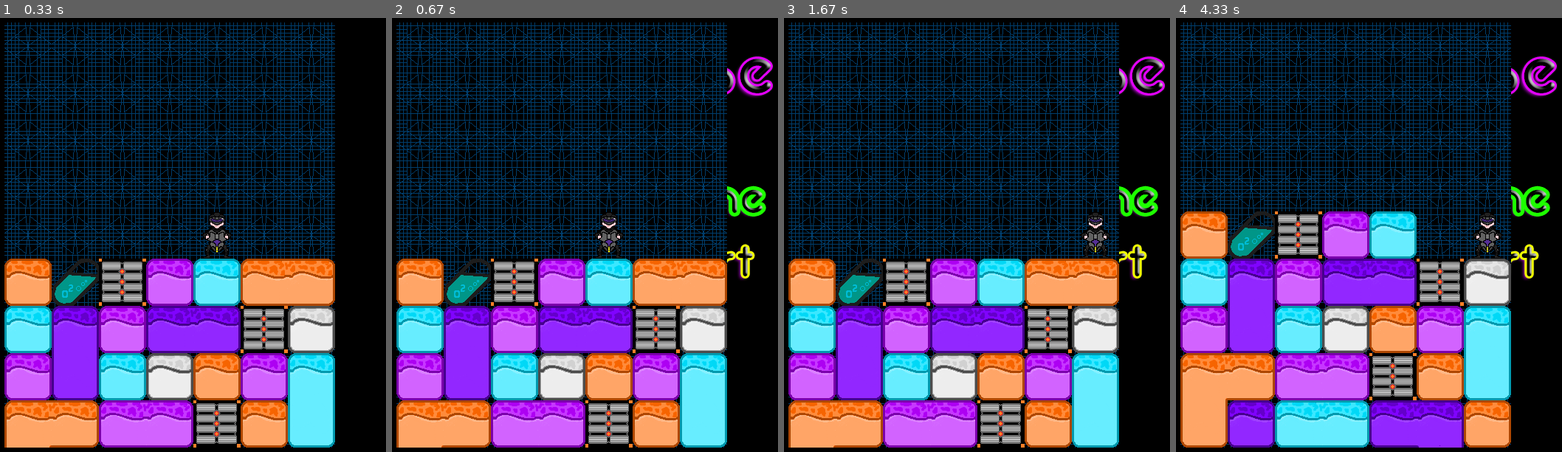
Above: before the commit, frames 1-4 (left to right).
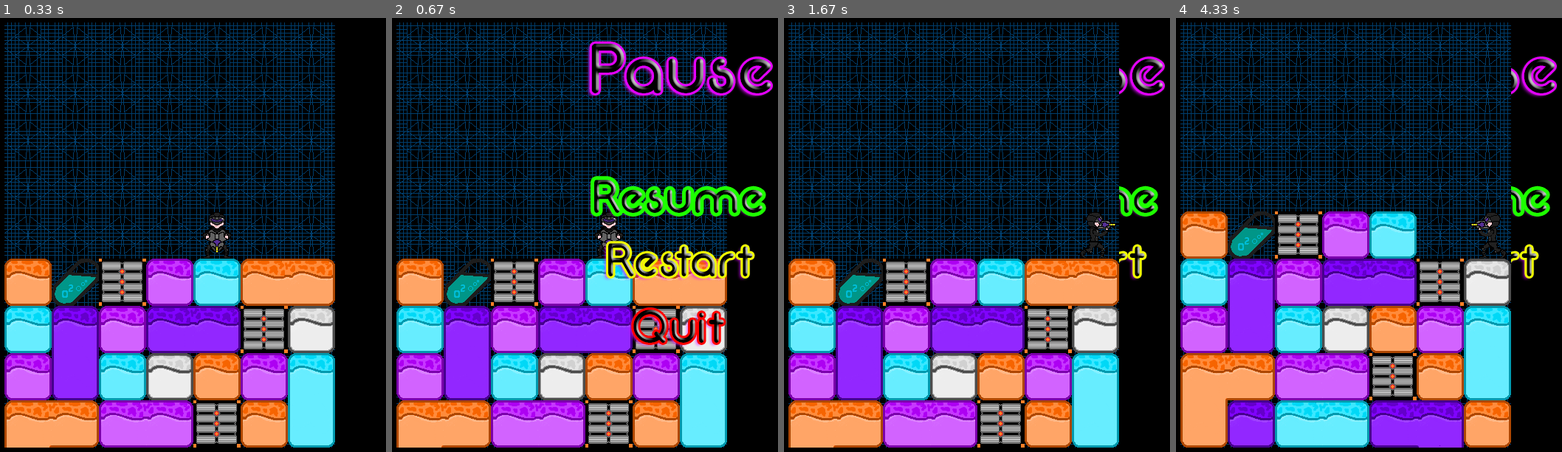
Above: after the commit, the same moments.

Repository: aurelieduprez/Mr.Driller
Game: pygame game, started from Mr. Driller/main.py
The game is run twice, just before and just after one commit, with the same random seed, the same clock (stepped at 60 frames per second) and the same inputs.
Inputs (mouse positions are in pixels of both pictures, inside the frame that each line leads up to):
- Up to frame 1 (0.33 s): no input
- Up to frame 2 (0.67 s): hold Esc from 0.33 s (still down); hold Right from 0.33 s (still down)
- Up to frame 3 (1.67 s): release Esc at 0.8 s; release Right at 0.8 s; hold Esc 0.83-1.3 s; tap D at 0.9, 1.2 s; hold Right from 1.33 s (still down)
- Up to frame 4 (4.33 s): release Right at 1.8 s; hold Up 1.83-2.13 s; tap D at 1.98, 3.15 s; hold Right 2.17-2.63 s; press the mouse at (1345, 321) at 2.7 s; move the mouse to (1403, 200) at 2.8 s; release the mouse at (1461, 74) at 2.93 s; hold Left 3-3.53 s; hold Down 3.57-3.87 s; hold Left 3.9-4.3 s

Frame 1 is identical in both runs. In frame 2, 7.5% of the frame differs, in the area x 50-87%, y 5-76%; in frame 3, 0.4%; in frame 4, 0.4%.

Commit message:
pause menu working with mouse
sauf restart

Diff:
--- a/Mr. Driller/Assets/Score/score.txt
+++ b/Mr. Driller/Assets/Score/score.txt
@@ -1 +1 @@
-1524#1514#1430#72#56#45#18#13#12#11#10#8
+3370#3360#3350#3340#3330#3320#3310#3300#1524#1514#1430#72#56#45#18#13#12#11#10#8
--- a/Mr. Driller/main.py
+++ b/Mr. Driller/main.py
@@ -67,11 +67,10 @@
 
                 if event.key == K_ESCAPE:
                     if not isPaused:
+                        isPaused = True
                         surface.blit(PauseMenu,(0,0))
-                        FPS = 0
-                        isPaused = True
-                    else:
-                        isPaused = False
+
+
                 if event.key in movKeys:    # Movement
                     movementHandle(event, surface, player, level, movKeys)
                 elif event.key in arrowKeys:    # Block breaking
@@ -120,6 +119,36 @@
         pygame.display.update()
         fpsClock.tick(FPS)
 
+        while isPaused == True:
+            for event in pygame.event.get():
+                if event.type == QUIT:
+                    isPaused = False
+                    inProgress = False
+
+                if event.type == KEYDOWN:
+                    if event.key == K_ESCAPE:
+                        isPaused = False
+                        render(surface, level, currentOffset)
+                        player.display(surface)
+                    else:
+                        keydownHandle(event)
+
+                if pygame.mouse.get_pressed()[0]:
+                    x, y = pygame.mouse.get_pos()
+
+                    if 287 < x < 530 and 218 < y < 279: #coordonées Resume
+                        isPaused = False
+                        render(surface, level, currentOffset)
+                        player.display(surface)
+
+                    elif 306 < x < 516 and 306 < y < 360: #coordonnées Restart
+                        print("Restart")
+
+                    elif 341 < x < 475 and 395 < y < 450: #coordonnées Quit
+                        isPaused = False
+                        inProgress = False
+
+
     pygame.quit()
 
 
